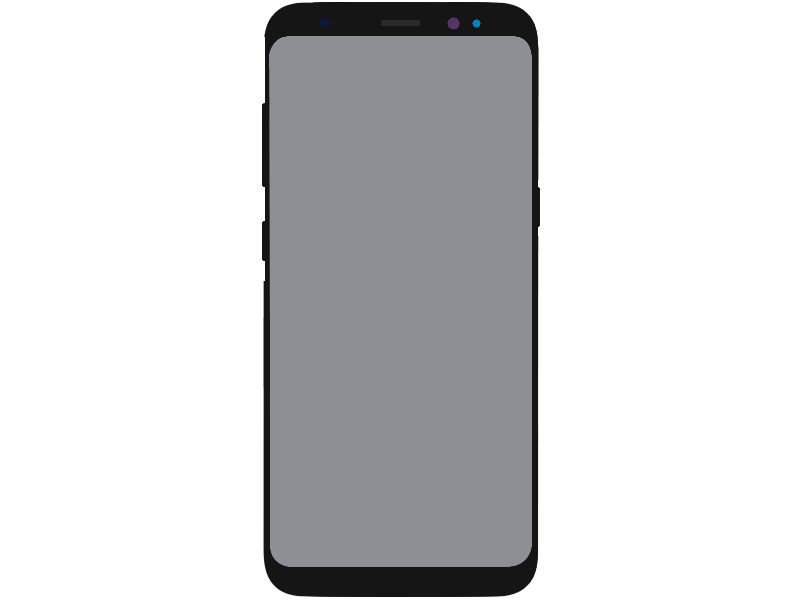
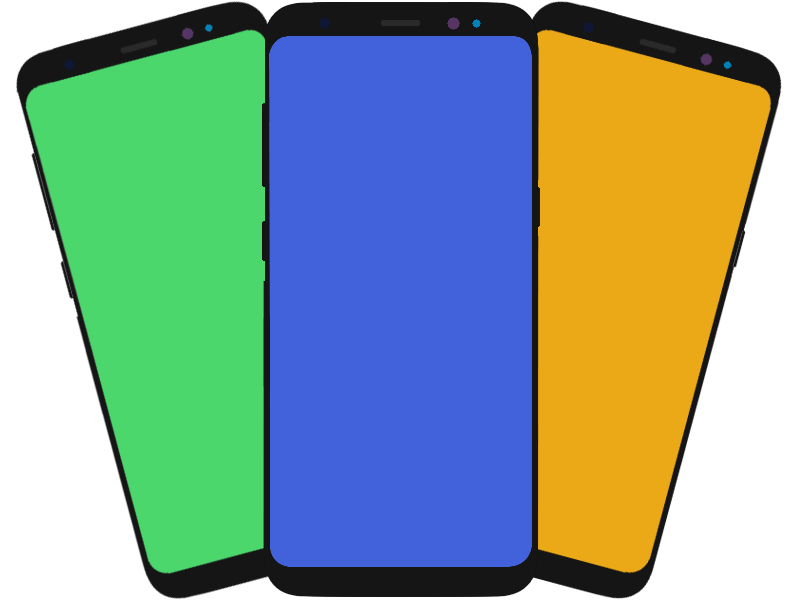
Before/after of a 800×600 layered artwork. What changed in the layer stack:
added group "Phone" with 6 layers above "Phone kopiera 3" over 262, 9, 540, 580
moved "Lager 4" (1st of 3, in "Phone") into group "Phone" over 263, 10, 539, 580
moved "Lager 5" (1st of 3, in "Phone") into group "Phone" over 262, 9, 540, 348
moved "Lager 1" (1st of 3, in "Phone") into group "Phone" over 269, 18, 533, 567
added layer "Lager 3 kopiera" in group "Phone" over 269, 36, 532, 567
moved "Lager 3" (1st of 3, in "Phone") into group "Phone" over 269, 36, 532, 567
added group "Phone kopiera 3" with 5 layers above "Phone kopiera 2" over 15, 1, 399, 600
added layer "Lager 4" (2nd of 3, in "Phone kopiera 3") in group "Phone kopiera 3" over 15, 1, 399, 600
added layer "Lager 5" (2nd of 3, in "Phone kopiera 3") in group "Phone kopiera 3" over 28, 3, 342, 378
added layer "Lager 1" (2nd of 3, in "Phone kopiera 3") in group "Phone kopiera 3" over 24, 22, 390, 575
added layer "Lager 3" (2nd of 3, in "Phone kopiera 3") in group "Phone kopiera 3" over 24, 27, 390, 575
added group "Phone kopiera 2" with 5 layers over 399, 1, 782, 599
added layer "Lager 4" (3rd of 3, in "Phone kopiera 2") in group "Phone kopiera 2" over 399, 1, 782, 599
added layer "Lager 5" (3rd of 3, in "Phone kopiera 2") in group "Phone kopiera 2" over 457, 38, 758, 377
added layer "Lager 1" (3rd of 3, in "Phone kopiera 2") in group "Phone kopiera 2" over 408, 5, 772, 574
added layer "Lager 3" (3rd of 3, in "Phone kopiera 2") in group "Phone kopiera 2" over 408, 29, 772, 574
